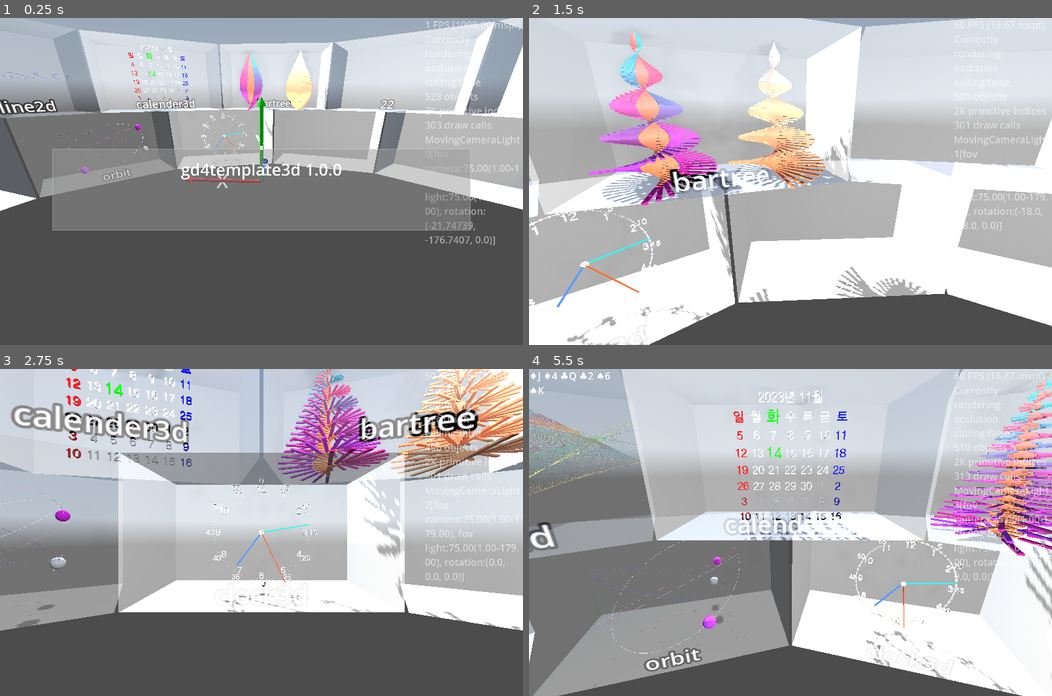
Above: before the commit, frames 1-4 (two rows, left to right).
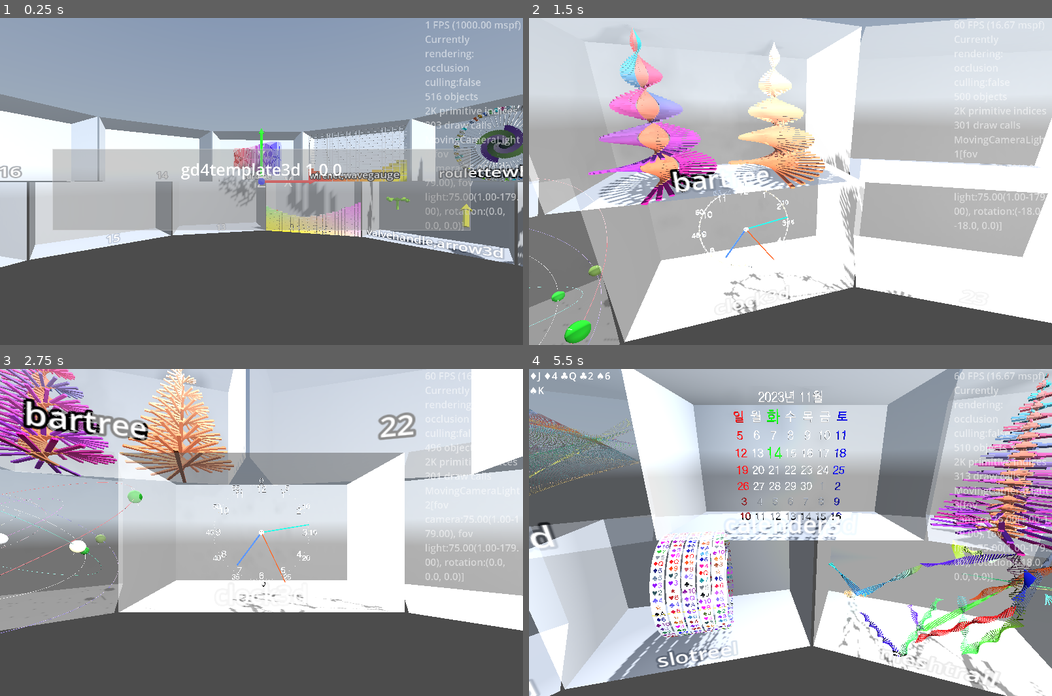
Above: after the commit, the same moments.

Repository: kasworld/gd4template3d
Game: Godot game, scene res://main.tscn
Same seed, same stepped clock (60 frames per second), same inputs: the game is played once before the commit and once after it. A sky picture missing from this copy of the repository is replaced by a grey-blue gradient.
Inputs (mouse positions are in pixels of both pictures, inside the frame that each line leads up to):
- Up to frame 1 (0.25 s): no input
- Up to frame 2 (1.5 s): tap Enter at 0.5 s; move the mouse to (905, 165) at 0.52 s; hold Right 0.53-1.28 s; tap Q at 0.6 s; click (905, 165) at 0.67 s; move the mouse to (685, 197) at 1.27 s; hold Down from 1.28 s (still down); tap E at 1.35 s
- Up to frame 3 (2.75 s): move the mouse to (313, 460) at 2.02 s; release Down at 2.03 s; hold Right from 2.03 s (still down); tap Enter at 2.1 s
- Up to frame 4 (5.5 s): move the mouse to (764, 597) at 2.77 s; release Right at 2.78 s; hold Up 2.78-3.53 s; tap one key every 0.75 s from 2.85 s: Q E Enter Q; click (764, 597) at 2.92 s; move the mouse to (947, 581) at 3.52 s; hold Left 3.53-5.03 s; move the mouse to (633, 483) at 4.27 s; move the mouse to (816, 532) at 5.02 s; hold Down from 5.03 s (still down); click (816, 532) at 5.17 s

The runs differ from the first frame. In frame 1, 54% of the frame differs, in the area x 0-100%, y 0-77%; in frame 2, 18%; in frame 3, 21%; in frame 4, 58%, in the area x 0-100%, y 0-100%.

Commit message:
전시대를 회전

Diff:
--- a/main.gd
+++ b/main.gd
@@ -70,24 +70,25 @@
 	$AxisArrow3D.set_colors().set_size(WorldSize.length()/10)
 
 	glass_cabinet_demo()
-	bartree_demo($GlassCabinetContainer.get_child(0), "bartree")
-	clock_demo($GlassCabinetContainer.get_child(1), "clock3d")
-	calendar_demo($GlassCabinetContainer.get_child(2), "calender3d")
-	orbit_demo($GlassCabinetContainer.get_child(3), "orbit")
-	line2d_demo($GlassCabinetContainer.get_child(4), "moveline2d")
-	meshtrail_demo($GlassCabinetContainer.get_child(5), "meshtrail")
-	maze3d_demo($GlassCabinetContainer.get_child(6), "maze3d")
-	slotreel_demo($GlassCabinetContainer.get_child(7), "slotreel")
-	wheel_demo($GlassCabinetContainer.get_child(8), "roulettewheel" )
-	valvehandle_arrow3d_demo($GlassCabinetContainer.get_child(9), "valvehandle,arrow3d")
-	wirenet_wavegauge_demo($GlassCabinetContainer.get_child(10), "wirenet,wavegauge")
-	wavegauge_demo($GlassCabinetContainer.get_child(11), "wavegauge")
-	turbine_demo($GlassCabinetContainer.get_child(12), "turbine")
+	bartree_demo(glass_cabinet_list[0], "bartree")
+	clock_demo(glass_cabinet_list[1], "clock3d")
+	calendar_demo(glass_cabinet_list[2], "calender3d")
+	orbit_demo(glass_cabinet_list[3], "orbit")
+	line2d_demo(glass_cabinet_list[4], "moveline2d")
+	meshtrail_demo(glass_cabinet_list[5], "meshtrail")
+	maze3d_demo(glass_cabinet_list[6], "maze3d")
+	slotreel_demo(glass_cabinet_list[7], "slotreel")
+	wheel_demo(glass_cabinet_list[8], "roulettewheel" )
+	valvehandle_arrow3d_demo(glass_cabinet_list[9], "valvehandle,arrow3d")
+	wirenet_wavegauge_demo(glass_cabinet_list[10], "wirenet,wavegauge")
+	wavegauge_demo(glass_cabinet_list[11], "wavegauge")
+	turbine_demo(glass_cabinet_list[12], "turbine")
 
 	$MovingCameraLightAround.make_current()
 	main_animation.animation_ended.connect(main_animation_ended)
 	start_all_animation()
 
+var glass_cabinet_list :Array
 func glass_cabinet_demo() -> void:
 	var count := 24
 	var unit_rad := 2*PI/ count
@@ -95,14 +96,16 @@
 		var radius := WorldSize.length() *1.7
 		var gc :GlassCabinet = preload("res://glass_cabinet/glass_cabinet.tscn").instantiate(
 			).init(WorldSize - Vector3(1,1,1) )
-		$GlassCabinetContainer.add_child(gc)
 		var rad := i * unit_rad
 		if i % 2 == 0:
 			gc.position = Vector3(sin(rad)*radius, WorldSize.y/2 *1.0, cos(rad)*radius)
+			$GlassCabinetContainer1.add_child(gc)
 		else:
 			gc.position = Vector3(sin(rad)*radius, -WorldSize.y/2 *1.0, cos(rad)*radius)
+			$GlassCabinetContainer2.add_child(gc)
 		gc.look_at( Vector3(0,gc.position.y,0), Vector3.UP, true)
 		gc.set_label_text("%d" % i).show_label(true)
+		glass_cabinet_list.append(gc)
 
 var turbine_list :Array
 func turbine_demo(glasscabinet :GlassCabinet, labeltext :String = "") -> void:
@@ -215,6 +218,7 @@
 	maze3d = preload("res://maze_3d/maze_3d.tscn").instantiate(
 		).init_with_color( ms, Callable(), random_color(), random_color(), random_color() )
 	maze3d.rotation.x = PI/4
+	maze3d.view_floor_ceiling(false,false)
 	glasscabinet.add_child(maze3d)
 
 var meshtrail_list :Array
@@ -297,10 +301,10 @@
 	if labeltext != "":
 		glasscabinet.set_label_text(labeltext)
 	glasscabinet.set_box_color(Color(Color.WHITE,0.2))
-	for i in 3:
-		add_orbitsphere(glasscabinet)
-func add_orbitsphere(glasscabinet :GlassCabinet) -> void:
-	var diagonal_length := WorldSize.length()/4
+	for i in 9:
+		add_orbitsphere(glasscabinet, i)
+func add_orbitsphere(glasscabinet :GlassCabinet, i :int) -> void:
+	var diagonal_length := WorldSize.length()/19 *i +10
 	var a120 := PI*2/3
 	var a30 := PI/6
 	var axis1 := Vector3.UP.rotated(
@@ -312,7 +316,7 @@
 	mat2.albedo_color = random_color()
 	var os = preload("res://orbit_sphere/orbit_sphere.tscn").instantiate(
 		).궤도설정(diagonal_length, diagonal_length/200, axis1, a120*[0,1,2].pick_random()
-		).구설정(WorldSize.x/40, WorldSize.x/50, Vector3.UP
+		).구설정(WorldSize.x/400*i+1, WorldSize.x/50, Vector3.UP
 		).구재질설정(mat2).궤도재질설정(mat1)
 	glasscabinet.add_child(os)
 	orbitsphere_list.append(os)
@@ -381,11 +385,14 @@
 	for mt in meshtrail_list:
 		mt.move_trail(delta, bounce_fn, trailmesh_radius, 4*PI,)
 	turbine_rotate()
+	$GlassCabinetContainer1.rotate_y(delta/10)
+	$GlassCabinetContainer2.rotate_y(-delta/10)
 
 	main_animation.handle_animation()
-	var t := now /2.3
-	if $MovingCameraLightAround.is_current_camera():
-		$MovingCameraLightAround.move_wave_around_y(t, Vector3.ZERO, WorldSize.length()/4, WorldSize.length()/10 )
+	#var t := now /2.3
+	#if $MovingCameraLightAround.is_current_camera():
+		#$MovingCameraLightAround.move_hober_around_z(t, Vector3.ZERO, WorldSize.length(), WorldSize.length() )
+		#$MovingCameraLightAround.move_wave_around_y(t, Vector3.ZERO, WorldSize.length()/4, WorldSize.length()/10 )
 
 func _on_카메라변경_pressed() -> void:
 	MovingCameraLight.NextCamera()
--- a/main.tscn
+++ b/main.tscn
@@ -78,9 +78,11 @@
 [node name="TimerReel" type="Timer" parent="."]
 one_shot = true
 
-[node name="GlassCabinetContainer" type="Node3D" parent="."]
+[node name="AxisArrow3D" parent="." instance=ExtResource("5_7mycd")]
 
-[node name="AxisArrow3D" parent="." instance=ExtResource("5_7mycd")]
+[node name="GlassCabinetContainer1" type="Node3D" parent="."]
+
+[node name="GlassCabinetContainer2" type="Node3D" parent="."]
 
 [connection signal="timeout" from="TimerWheel" to="." method="_on_timer_wheel_timeout"]
 [connection signal="timeout" from="TimerReel" to="." method="_on_timer_reel_timeout"]
